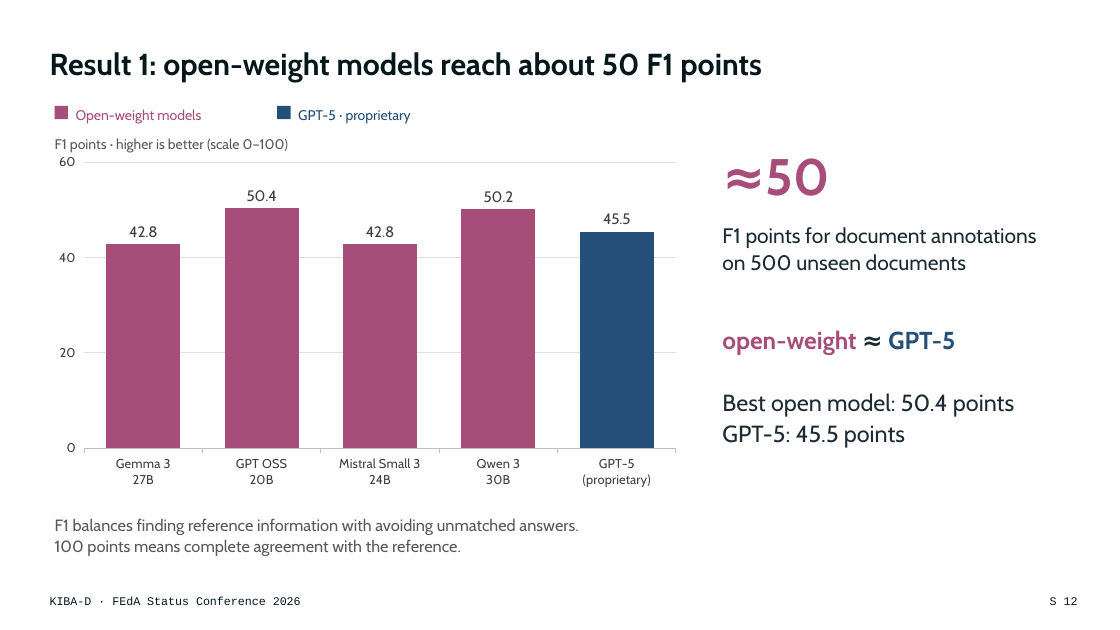
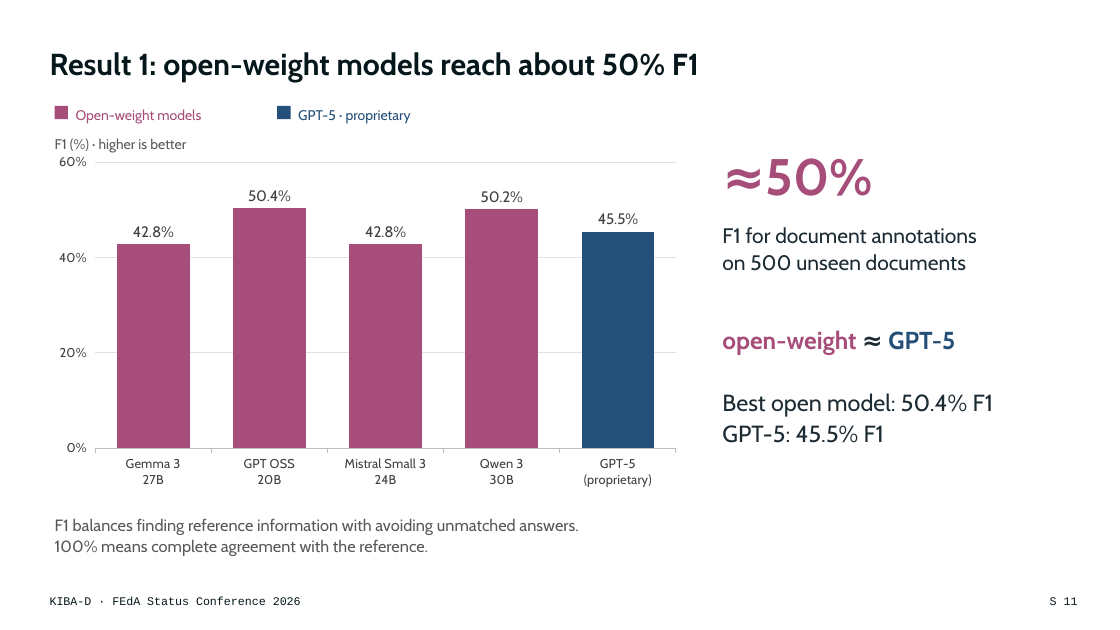
Before and after one commit to DFKI-NLP/kibad-llm, a slide deck: slide 11 of presentations/2026_feda_status_conference/KIBA-D_FEdA2026_Keynote.pptx (slide 12 before the commit). Drawn at 1120x630 pixels with LibreOffice and Linux fonts; fonts in the diff are those of the drawing. Boxes give left, top, right and bottom in pixels: in the first picture for what was removed or moved away, otherwise in the second. Text is boxed around its words. In the diff, an @@ line names an element or a change of style, - is before the commit and + after.

```diff
--- a/presentations/2026_feda_status_conference/KIBA-D_FEdA2026_Keynote.pptx
+++ b/presentations/2026_feda_status_conference/KIBA-D_FEdA2026_Keynote.pptx
@@ title at bbox=[50, 52, 699, 82]: text changed @@
-Result 1: open-weight models reach about 50 F1 points
+Result 1: open-weight models reach about 50% F1
@@ column chart at bbox=[46, 148, 689, 495] @@
-Series 1: 42.8, 50.4, 42.8, 50.2, 45.5
+Series 1: 0.428, 0.504, 0.428, 0.502, 0.455
@@ data labels of Series 1 changed @@
@@ value axis changed @@
@@ text at bbox=[55, 138, 186, 153]: text changed @@
-F1 points · higher is better (scale 0–100)
+F1 (%) · higher is better
@@ text at bbox=[765, 158, 872, 196]: text changed @@
-≈50
+≈50%
@@ text at bbox=[722, 227, 977, 244]: text changed @@
-F1 points for document annotations
+F1 for document annotations
@@ text at bbox=[722, 393, 993, 443]: text changed @@
-Best open model: 50.4 points
-GPT-5: 45.5 points
+Best open model: 50.4% F1
+GPT-5: 45.5% F1
@@ text at bbox=[55, 539, 428, 556]: text changed @@
-100 points means complete agreement with the reference.
+100% means complete agreement with the reference.
@@ page number at bbox=[1050, 597, 1078, 605]: text changed @@
-S 12
+S 11
```
Also in this commit, not shown: 15 other slides changed, 1 other file.
